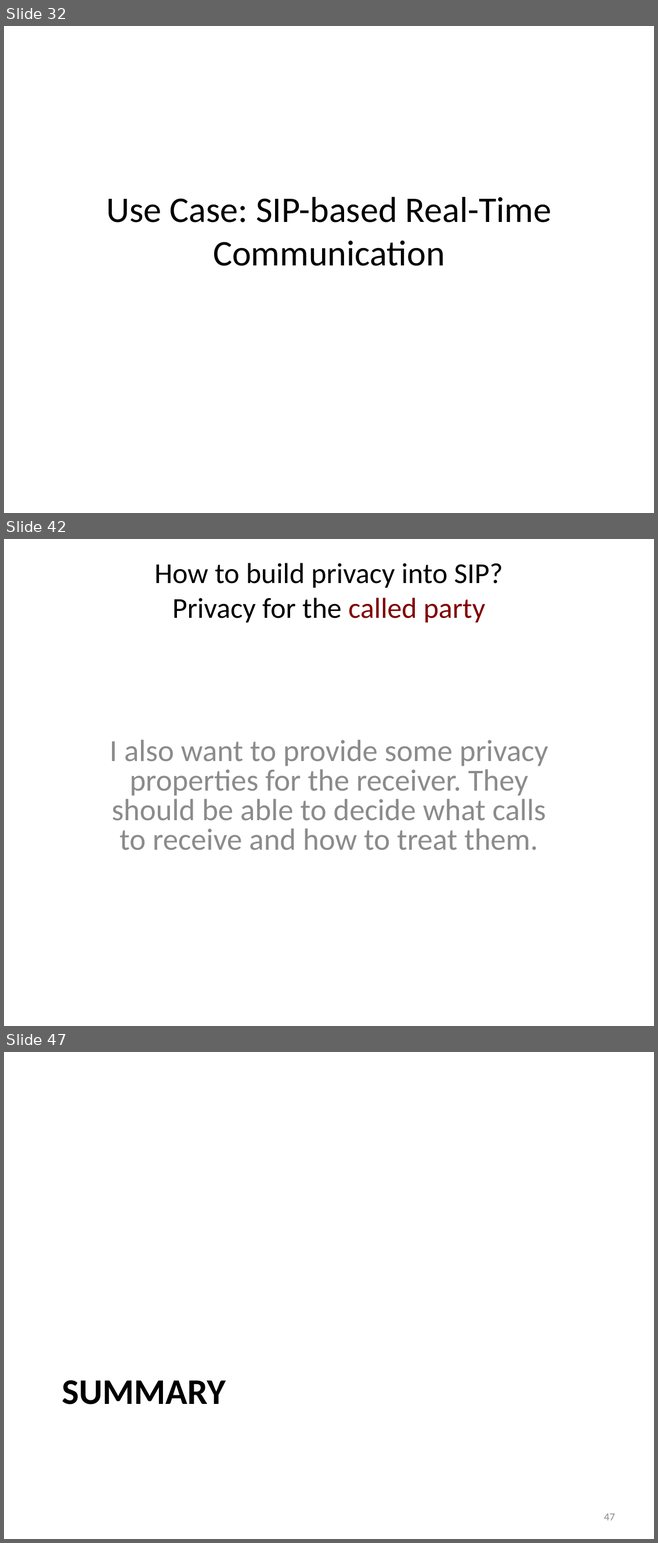
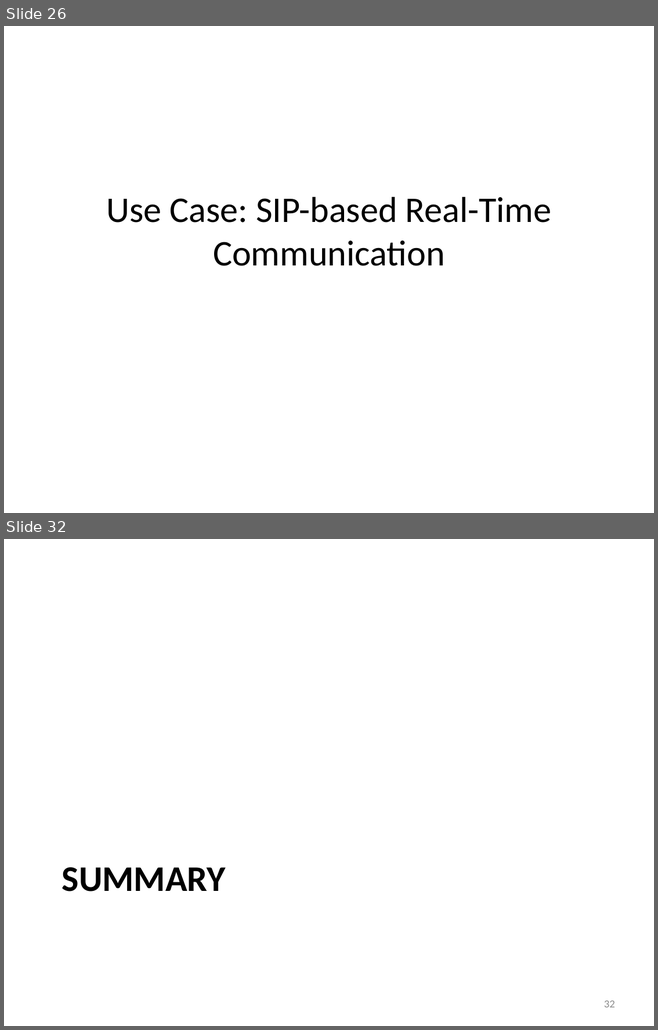
Before and after one commit to hannestschofenig/tschofenig-ids, a slide deck: PrivacyTutorial/iab-privacy-considerations.pptx. Shown one above the other, each under a label of ours: slides 32, 42 and 47 before the commit, slides 26 and 32 after it; the slides between them are not shown. The pictures are 658x1543 and 658x1030 pixels, drawn with LibreOffice and Linux fonts; fonts in the diff are those of the drawing. Boxes give left, top, right and bottom in pixels: in the first picture for what was removed or moved away, otherwise in the second. Text is boxed around its words. In the diff, an @@ line names an element or a change of style, - is before the commit and + after.

```diff
--- a/PrivacyTutorial/iab-privacy-considerations.pptx
+++ b/PrivacyTutorial/iab-privacy-considerations.pptx
@@ slide 42 removed at [4,539,654,1026], background #FFFFFF @@
@@ title removed at [154,563,503,623] @@
-How to build privacy into SIP?
-Privacy for the called party
@@ subtitle removed at [110,740,548,850] @@
-I also want to provide some privacy properties for the receiver. They should be able to decide what calls to receive and how to treat them.
@@ what was slide 32 is now slide 26 @@
@@ what was slide 47 is now slide 32 @@
@@ page number at [604,1001,615,1008]: text changed @@
-47
+32
```
Also in this commit, not shown: 5 slides changed, 4 slides added, 19 other slides removed.
